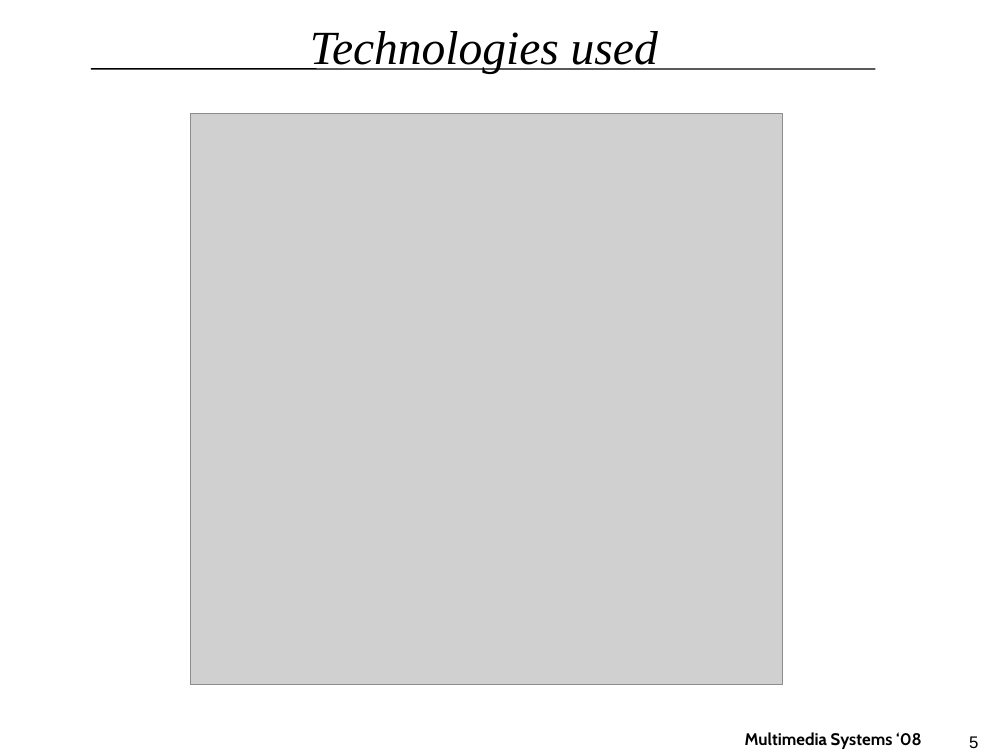
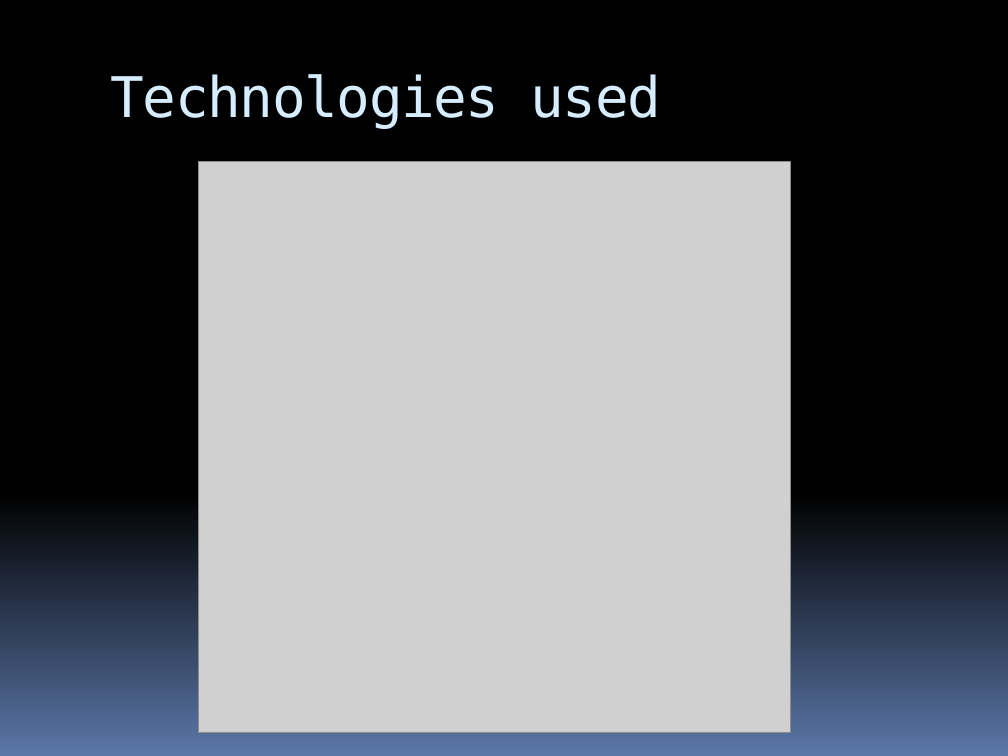
Before and after one commit to tv/C-WG3-1, a slide deck: slide 5 of docs/MMS_Final_Presentation.pptx. Drawn at 1008x756 pixels with LibreOffice and Linux fonts; fonts in the diff are those of the drawing; grey boxes stand for pictures; background and template pictures are left out. Boxes give left, top, right and bottom in pixels: in the first picture for what was removed or moved away, otherwise in the second. Text is boxed around its words. In the diff, an @@ line names an element or a change of style, - is before the commit and + after.

Commit message:
less mistakes, more style

```diff
--- a/docs/MMS_Final_Presentation.pptx
+++ b/docs/MMS_Final_Presentation.pptx
@@ background #FFFFFF to gradient #000000 to #5B77A8 @@
@@ title "Technologies used": place and size @@
-title "Technologies used" at box(310, 31, 658, 74)
+title "Technologies used" at box(111, 74, 662, 128)
@@ title "Technologies used" at box(111, 74, 662, 128): size 34 to 40 pt, font Times New Roman to DejaVu Sans Mono, text colour #000000 to #D6ECFF, letter spacing 0 to -1 pt, italic off; alignment centre to left; vertical alignment middle to top @@
@@ line removed from (91, 69) to (875, 69) @@
@@ picture: place and size @@
-picture at box(191, 113, 783, 684)
+picture at box(199, 161, 791, 733)
@@ text removed at box(745, 732, 922, 749) @@
-Multimedia Systems ‘08
@@ page number removed at box(969, 736, 978, 748) @@
-5
```
Also in this commit, not shown: 9 other slides changed.
